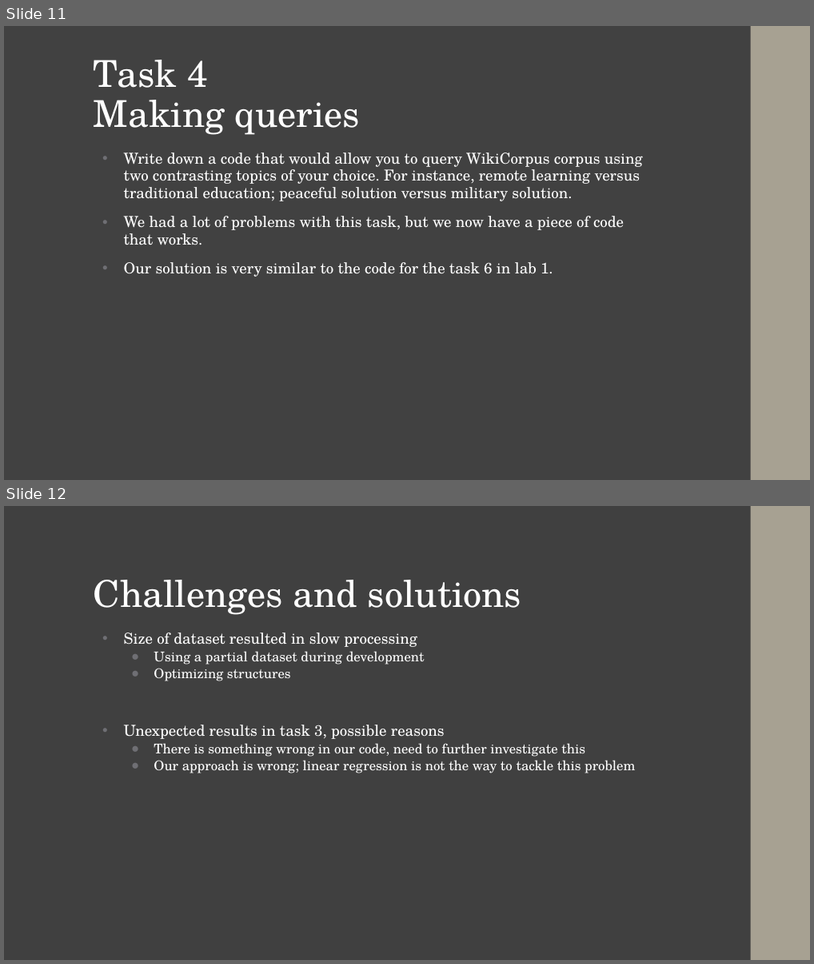
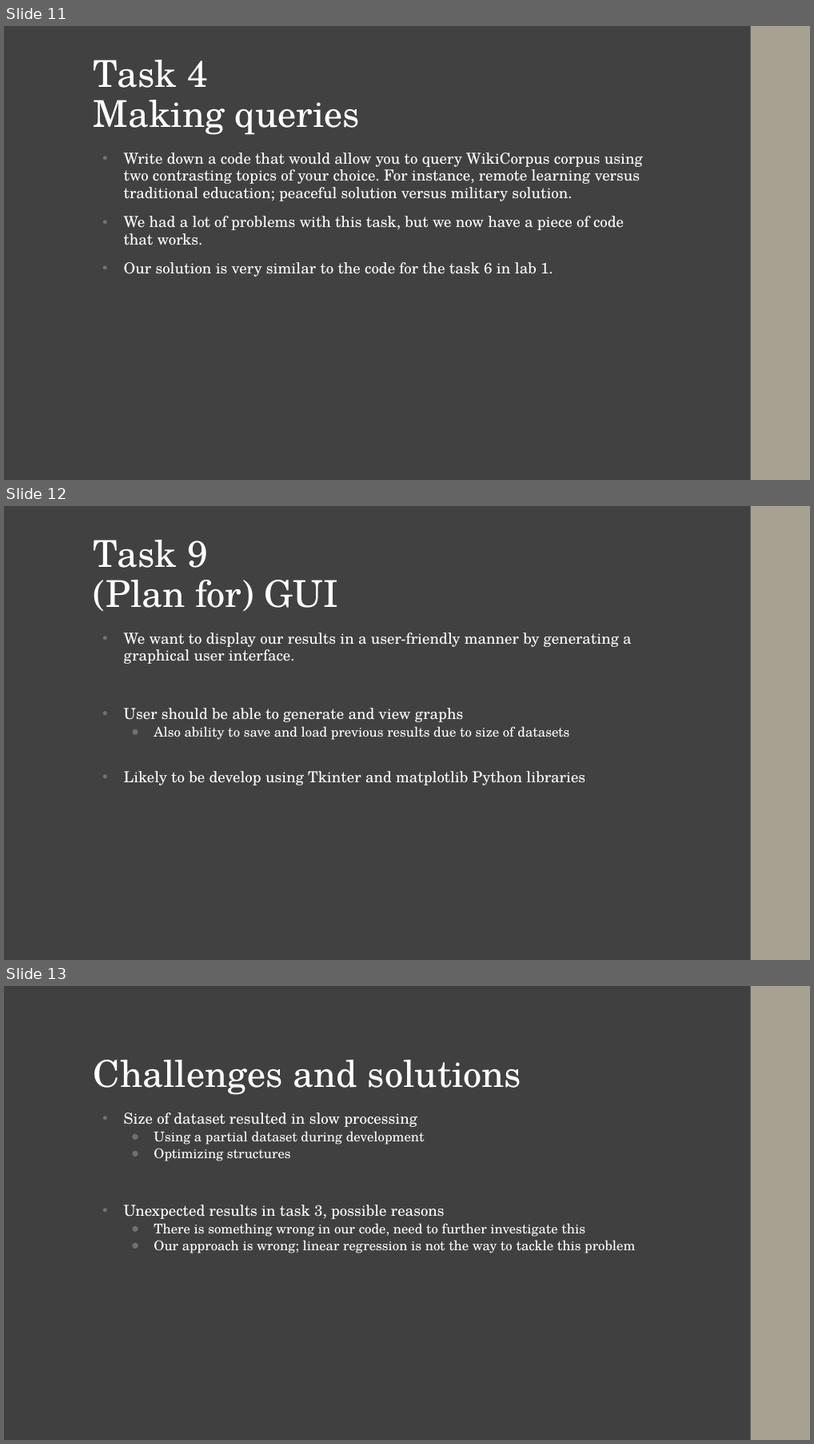
Before and after one commit to niriikon/NLTP_ProjectNo2, a slide deck: docs/Project_Presentation_latest.pptx. Shown one above the other, each under a label of ours: slides 11 and 12 before the commit, slides 11, 12 and 13 after it. The pictures are 814x964 and 814x1444 pixels, drawn with LibreOffice and Linux fonts; fonts in the diff are those of the drawing. Boxes give left, top, right and bottom in pixels: in the first picture for what was removed or moved away, otherwise in the second. Text is boxed around its words. In the diff, an @@ line names an element or a change of style, - is before the commit and + after.

Commit message:
Added slide for GUI

```diff
--- a/docs/Project_Presentation_latest.pptx
+++ b/docs/Project_Presentation_latest.pptx
@@ slide 12 added at [4, 506, 810, 960], background #414141; not listed: 1 template element that a slide beside it also shows @@
@@ title added at [94, 540, 338, 612], 44 pt, text #FFFFFF @@
+Task 9
+(Plan for) GUI
@@ text added at [124, 632, 632, 785], 18 pt, text #FFFFFF @@
+• We want to display our results in a user-friendly manner by generating a graphical user interface.
+• User should be able to generate and view graphs
+  ● Also ability to save and load previous results due to size of datasets
+• Likely to be develop using Tkinter and matplotlib Python libraries
@@ what was slide 12 is now slide 13 @@
```
